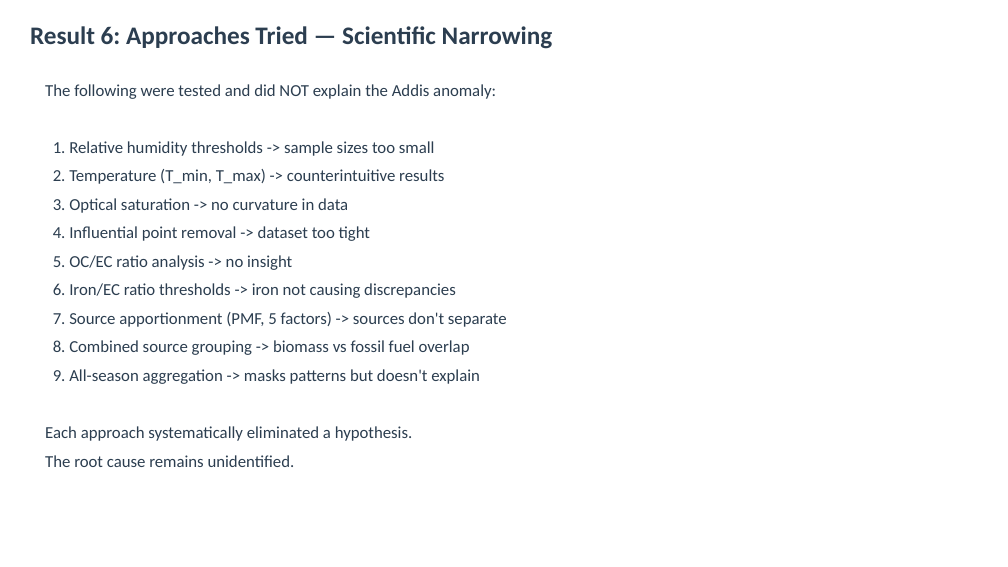
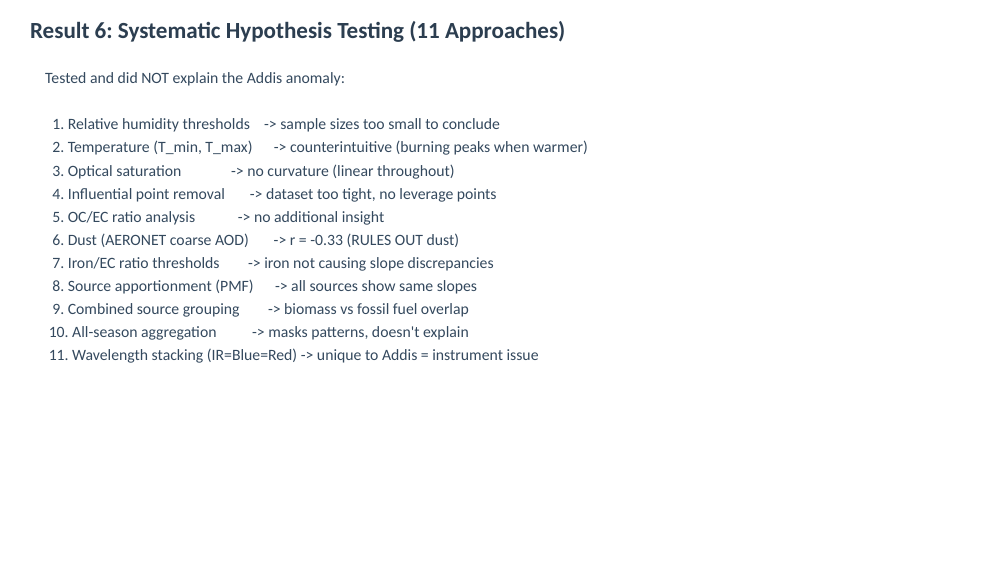
Before and after one commit to ahzs645/aethmodular, a slide deck: slide 10 of research/ftir_hips_chem/output/state_of_knowledge_presentation.pptx (slide 9 before the commit). Drawn at 1008x567 pixels with LibreOffice and Linux fonts; fonts in the diff are those of the drawing. Boxes give left, top, right and bottom in pixels: in the first picture for what was removed or moved away, otherwise in the second. Text is boxed around its words. In the diff, an @@ line names an element or a change of style, - is before the commit and + after.

```diff
--- a/research/ftir_hips_chem/output/state_of_knowledge_presentation.pptx
+++ b/research/ftir_hips_chem/output/state_of_knowledge_presentation.pptx
@@ text at (30, 21, 565, 42): text changed; size 24 to 22 pt @@
-Result 6: Approaches Tried — Scientific Narrowing
+Result 6: Systematic Hypothesis Testing (11 Approaches)
@@ text at (45, 72, 588, 363): text changed; size 16 to 15 pt; text colour #2C3E50 to #34495E @@
-The following were tested and did NOT explain the Addis anomaly:
-1. Relative humidity thresholds -> sample sizes too small
-2. Temperature (T_min, T_max) -> counterintuitive results
-3. Optical saturation -> no curvature in data
-4. Influential point removal -> dataset too tight
-5. OC/EC ratio analysis -> no insight
-6. Iron/EC ratio thresholds -> iron not causing discrepancies
-7. Source apportionment (PMF, 5 factors) -> sources don't separate
-8. Combined source grouping -> biomass vs fossil fuel overlap
-9. All-season aggregation -> masks patterns but doesn't explain
-Each approach systematically eliminated a hypothesis.
-The root cause remains unidentified.
+Tested and did NOT explain the Addis anomaly:
+1. Relative humidity thresholds -> sample sizes too small to conclude
+2. Temperature (T_min, T_max) -> counterintuitive (burning peaks when warmer)
+3. Optical saturation -> no curvature (linear throughout)
+4. Influential point removal -> dataset too tight, no leverage points
+5. OC/EC ratio analysis -> no additional insight
+6. Dust (AERONET coarse AOD) -> r = -0.33 (RULES OUT dust)
+7. Iron/EC ratio thresholds -> iron not causing slope discrepancies
+8. Source apportionment (PMF) -> all sources show same slopes
+9. Combined source grouping -> biomass vs fossil fuel overlap
+10. All-season aggregation -> masks patterns, doesn't explain
+11. Wavelength stacking (IR=Blue=Red) -> unique to Addis = instrument issue
```
Also in this commit, not shown: 9 other slides changed, 2 slides added, 1 slide removed, 1 other file.
